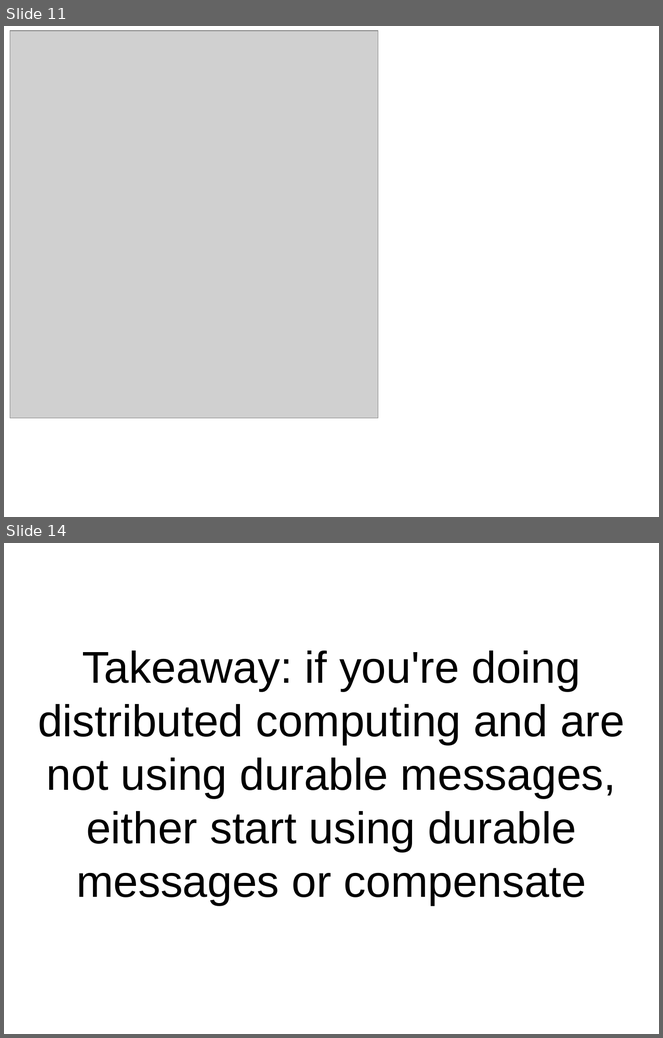
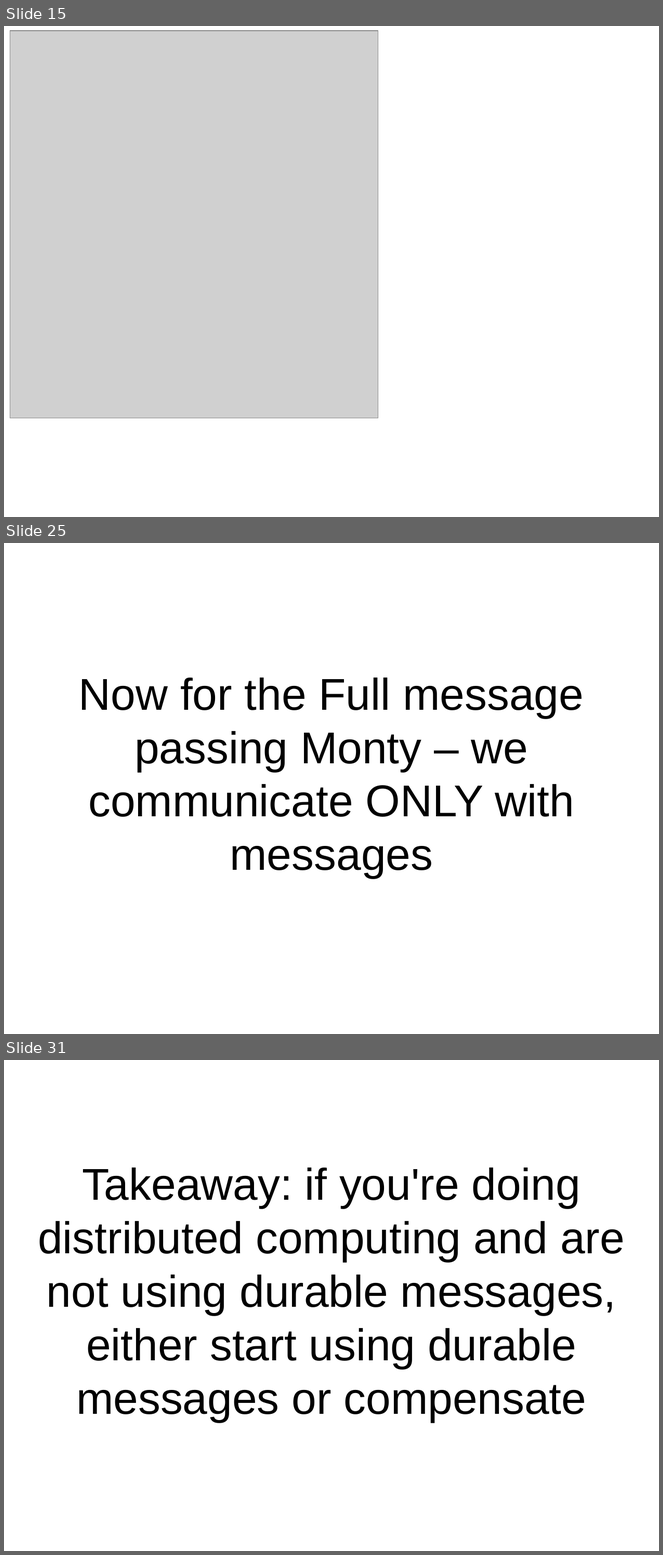
Before and after one commit to pseale/presentation-message-passing, a slide deck: message-passing.odp. Shown one above the other, each under a label of ours: slides 11 and 14 before the commit, slides 15, 25 and 31 after it; the slides between them are not shown. The pictures are 663x1038 and 663x1555 pixels, drawn with LibreOffice and Linux fonts; fonts in the diff are those of the drawing; grey boxes stand for pictures. Boxes give left, top, right and bottom in pixels: in the first picture for what was removed or moved away, otherwise in the second. Text is boxed around its words. In the diff, an @@ line names an element or a change of style, - is before the commit and + after.

Commit message:
add message passing demo and update slides

```diff
--- a/message-passing.odp
+++ b/message-passing.odp
@@ slide 25 added at box(4, 543, 659, 1034), background #FFFFFF @@
@@ subtitle added at box(79, 678, 584, 878), 54 pt, text #000000 @@
+Now for the Full message passing Monty – we communicate ONLY with messages
@@ what was slide 11 is now slide 15 @@
@@ what was slide 14 is now slide 31 @@
```
Also in this commit, not shown: 4 slides changed, 17 other slides added, 1 slide removed, 5 other files.
